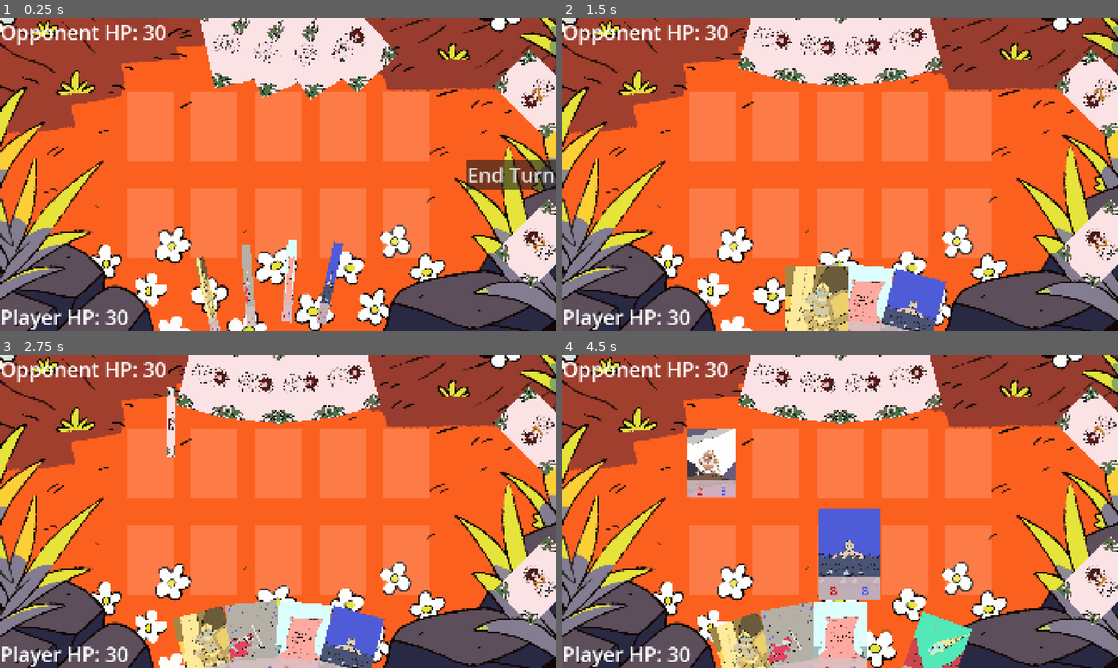
Above: before the commit, frames 1-4 (two rows, left to right).
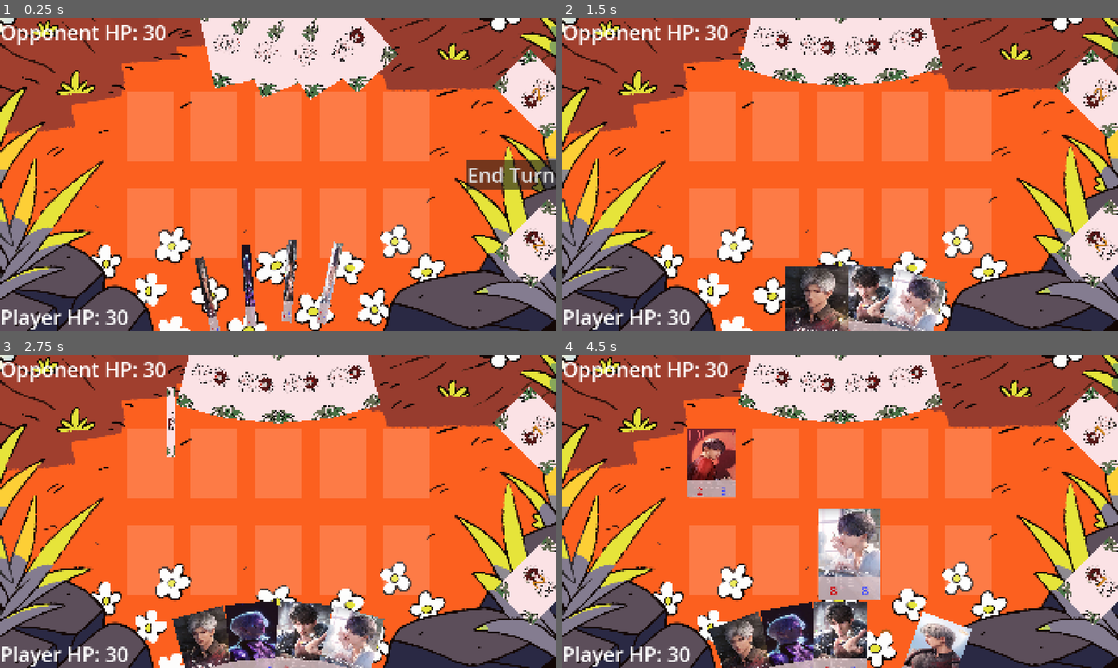
Above: after the commit, the same moments.

Repository: Bupalaoye/DigitDuelNew
Game: Godot game, scene res://Scenes/Main.tscn
Same seed, same stepped clock (60 frames per second), same inputs: the game is played once before the commit and once after it.
Inputs (mouse positions are in pixels of both pictures, inside the frame that each line leads up to):
- Up to frame 1 (0.25 s): no input
- Up to frame 2 (1.5 s): click "End Turn" at 0.5 s; tap Enter at 1.25 s; drag from (767, 312) to (912, 312) at 1.27 s
- Up to frame 3 (2.75 s): drag from (255, 639) to (189, 367) at 2.02 s
- Up to frame 4 (4.5 s): move the mouse to (862, 639) at 2.77 s; click (862, 639) at 2.92 s; click "End Turn" at 3.5 s; tap Space at 4.25 s; drag from (890, 642) to (773, 373) at 4.27 s

The runs differ from the first frame. In frame 1, 1.5% of the frame differs, in the area x 35-62%, y 5-100%; in frame 2, 5.4%; in frame 3, 6.6%; in frame 4, 10%, in the area x 22-74%, y 6-100%.

Commit message:
replaced old pic to nice man pics

Diff:
--- a/CardData/azure_plot.tres
+++ b/CardData/azure_plot.tres
@@ -9,7 +9,7 @@
 cost = 1
 atk = 2
 def = 1
-texture_path = "uid://ov6idk54jvib"
+texture_path = "uid://217hhaodwumn"
 description = ""
 rules_text = "冲锋"
 flavor_text = "第一滴血是我的！"
--- a/CardData/fireball_toss.tres
+++ b/CardData/fireball_toss.tres
@@ -9,7 +9,7 @@
 cost = 2
 atk = 0
 def = 0
-texture_path = "uid://88k4v81jy78d"
+texture_path = "uid://byun23h0rq7kx"
 description = ""
 rules_text = "对任意目标造成3点伤害。"
 flavor_text = "来个火热的拥抱吧！"
--- a/CardData/iron_wall_guardian.tres
+++ b/CardData/iron_wall_guardian.tres
@@ -9,7 +9,7 @@
 cost = 2
 atk = 1
 def = 4
-texture_path = "uid://ccvhytoypn2jn"
+texture_path = "uid://dr4j41xaxhnkl"
 description = ""
 rules_text = "嘲讽"
 flavor_text = "想过去？先问问我的盾牌。"
--- a/CardData/mech_scout.tres
+++ b/CardData/mech_scout.tres
@@ -9,7 +9,7 @@
 cost = 2
 atk = 2
 def = 3
-texture_path = "uid://1xel1gn6autl"
+texture_path = "uid://b3ogocvxl8mxd"
 description = ""
 rules_text = ""
 flavor_text = "它不知疲倦，亦无所畏惧，只忠于最初的指令。"
--- a/CardData/scroll_of_wisdom.tres
+++ b/CardData/scroll_of_wisdom.tres
@@ -9,7 +9,7 @@
 cost = 3
 atk = 0
 def = 0
-texture_path = "uid://cjqgwob8q1pv4"
+texture_path = "uid://dm11kak4tuoam"
 description = ""
 rules_text = "抽两张牌。"
 flavor_text = "未来的一切，都写在这里。"
--- a/CardData/tidal_giant.tres
+++ b/CardData/tidal_giant.tres
@@ -9,7 +9,7 @@
 cost = 8
 atk = 8
 def = 8
-texture_path = "uid://cem1bnyo53l04"
+texture_path = "uid://dv183lk7navaa"
 description = ""
 rules_text = "嘲讽"
 flavor_text = "他的出现，预示着战局的终结。"
--- a/Scenes/Deck.gd
+++ b/Scenes/Deck.gd
@@ -2,7 +2,6 @@
 extends Node2D
 
 @export var is_player := false
-# ADDED: 导出NodePath，用于在编辑器中指定此牌堆对应的手牌区
 @export var target_hand_path: NodePath
 
 @onready var collision_shape_2d: CollisionShape2D = %CollisionShape2D
Binary file added: Assets/man/man_1.jpg
Not shown, added: Assets/man/man_1.jpg.import
Binary file added: Assets/man/man_2.jpg
Not shown, added: Assets/man/man_2.jpg.import
Binary file added: Assets/man/man_3.jpeg
Not shown, added: Assets/man/man_3.jpeg.import
Binary file added: Assets/man/man_4.png
Not shown, added: Assets/man/man_4.png.import
Binary file added: Assets/man/man_5.jpeg
Not shown, added: Assets/man/man_5.jpeg.import
Binary file added: Assets/man/man_6.jpeg
Not shown, added: Assets/man/man_6.jpeg.import
